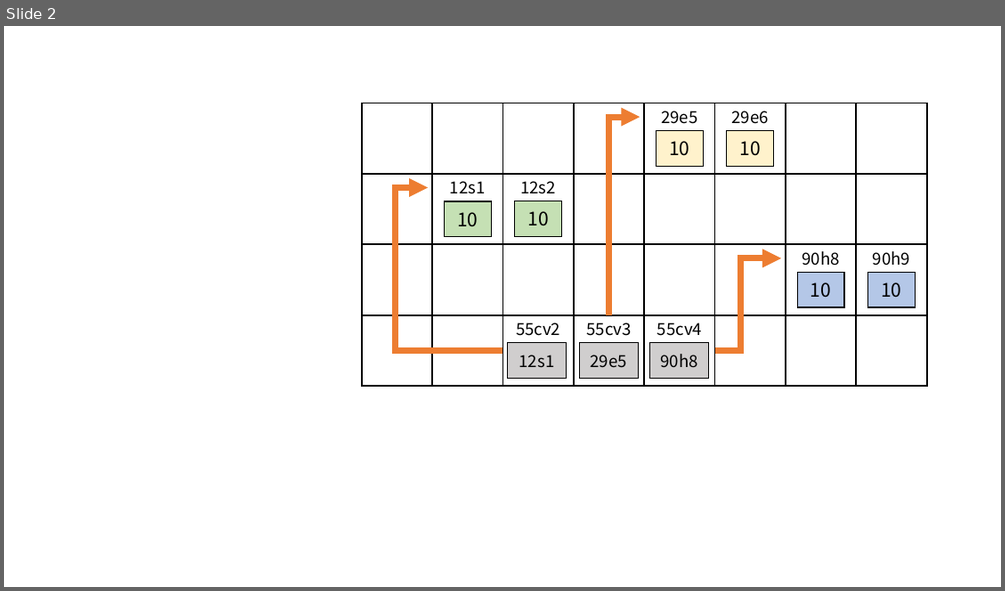
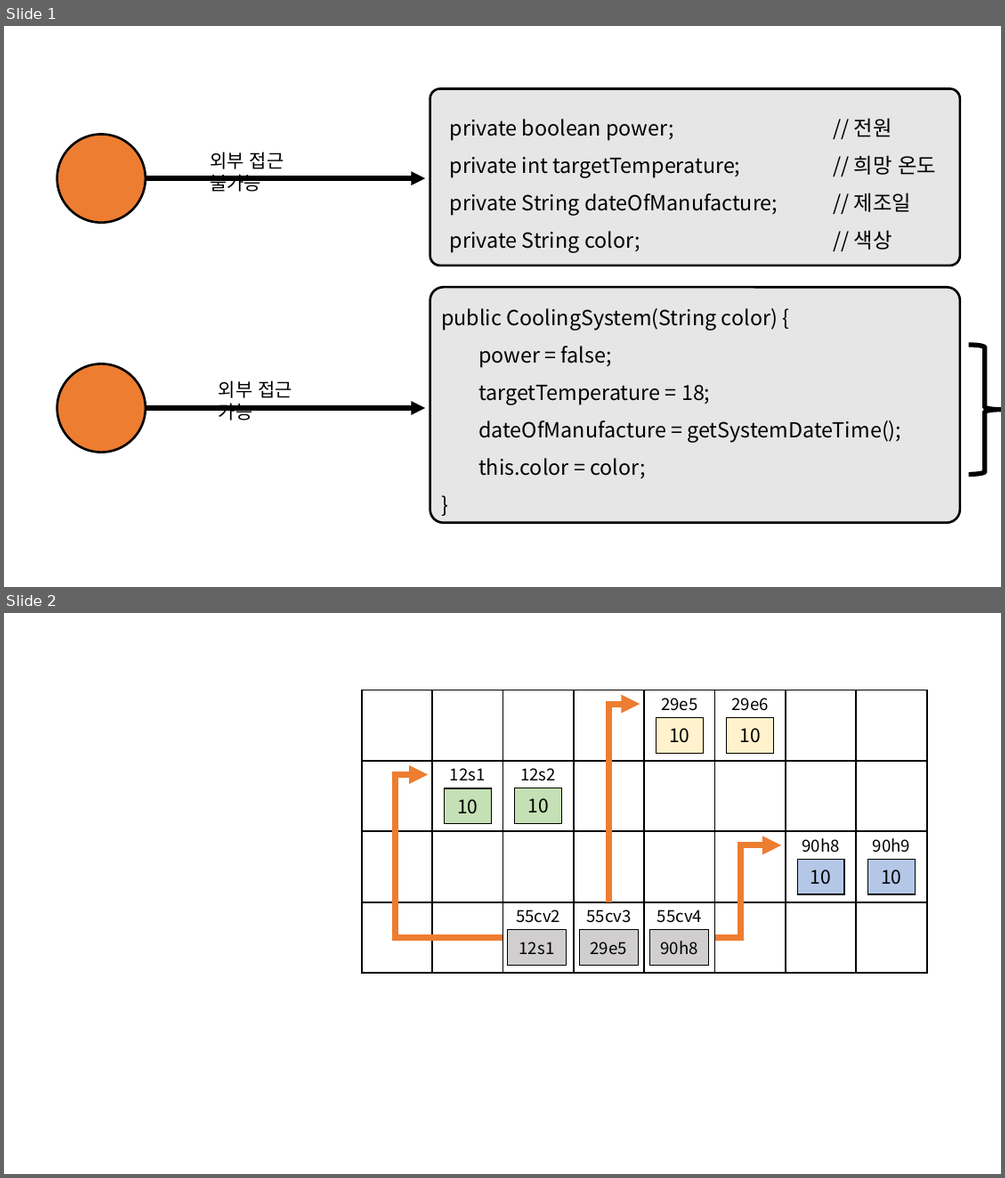
Before and after one commit to ho8566z/daily_log, a slide deck: create_notion_img.pptx. Shown one above the other, each under a label of ours: slide 2 before the commit, slides 1 and 2 after it. The pictures are 1005x591 and 1005x1178 pixels, drawn with LibreOffice and Linux fonts; fonts in the diff are those of the drawing. Boxes give left, top, right and bottom in pixels: in the first picture for what was removed or moved away, otherwise in the second. Text is boxed around its words. In the diff, an @@ line names an element or a change of style, - is before the commit and + after.

```diff
--- a/create_notion_img.pptx
+++ b/create_notion_img.pptx
@@ slide 1 added at box(4, 26, 1001, 587), background #FFFFFF @@
@@ group added at box(57, 89, 1001, 523): 2 rounded rectangles, 2 ellipses, 2 arrows, 2 texts, 1 right brace @@
+public CoolingSystem(String color) {
+power = false;
+targetTemperature = 18;
+dateOfManufacture = getSystemDateTime();
+this.color = color;
+}
+private boolean power; // 전원
+private int targetTemperature; // 희망 온도
+private String dateOfManufacture; // 제조일
+private String color; // 색상
+외부 접근 가능
+외부 접근 불가능
```
Also in this commit, not shown: 1 slide removed, 28 other files.
